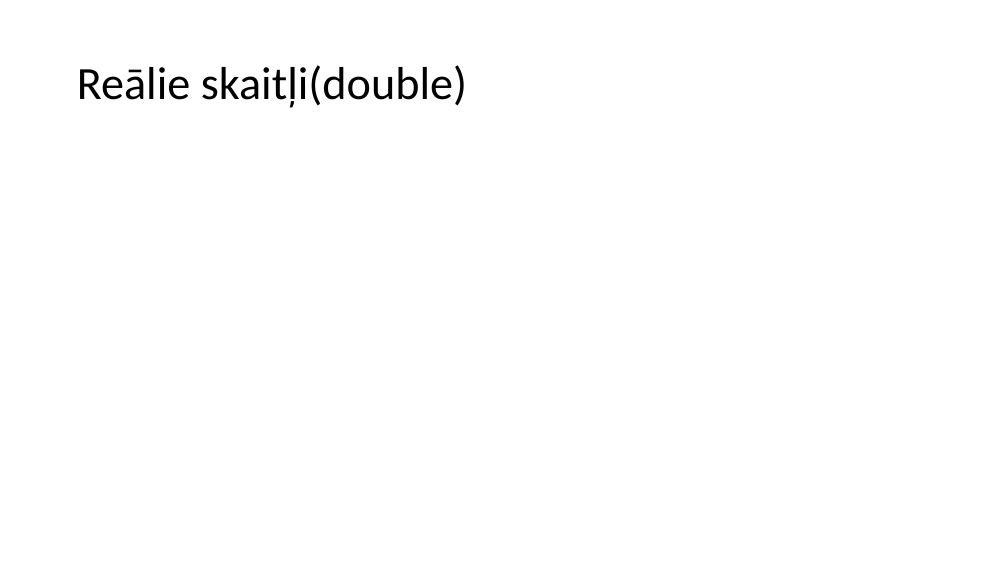
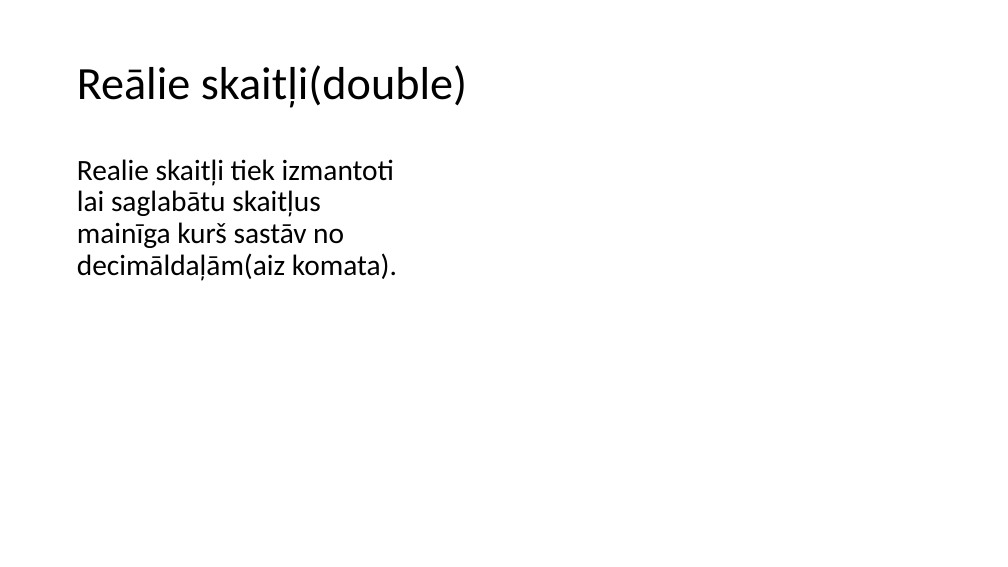
Before and after one commit to TBumerts/Eksamena_Darbs, a slide deck: slide 3 of Bumerts_InformativaisMaterials.pptx. Drawn at 1008x567 pixels with LibreOffice and Linux fonts; fonts in the diff are those of the drawing. Boxes give left, top, right and bottom in pixels: in the first picture for what was removed or moved away, otherwise in the second. Text is boxed around its words. In the diff, an @@ line names an element or a change of style, - is before the commit and + after.

```diff
--- a/Bumerts_InformativaisMaterials.pptx
+++ b/Bumerts_InformativaisMaterials.pptx
@@ text added at [77, 159, 397, 281], 28 pt, text #000000 @@
+Realie skaitļi tiek izmantoti lai saglabātu skaitļus mainīga kurš sastāv no decimāldaļām(aiz komata).
```
Also in this commit, not shown: 4 other slides changed, 1 slide added, 1 slide removed.
